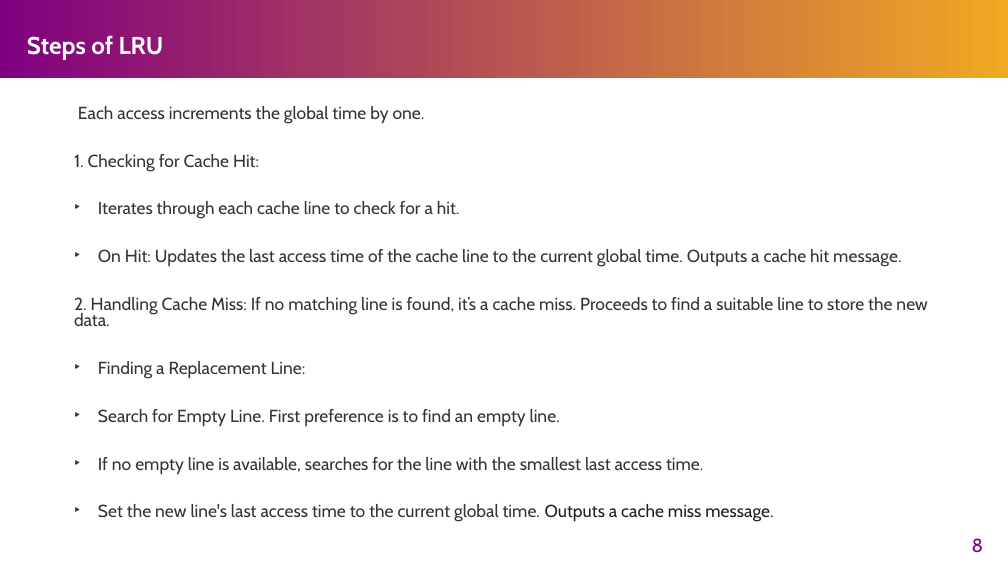
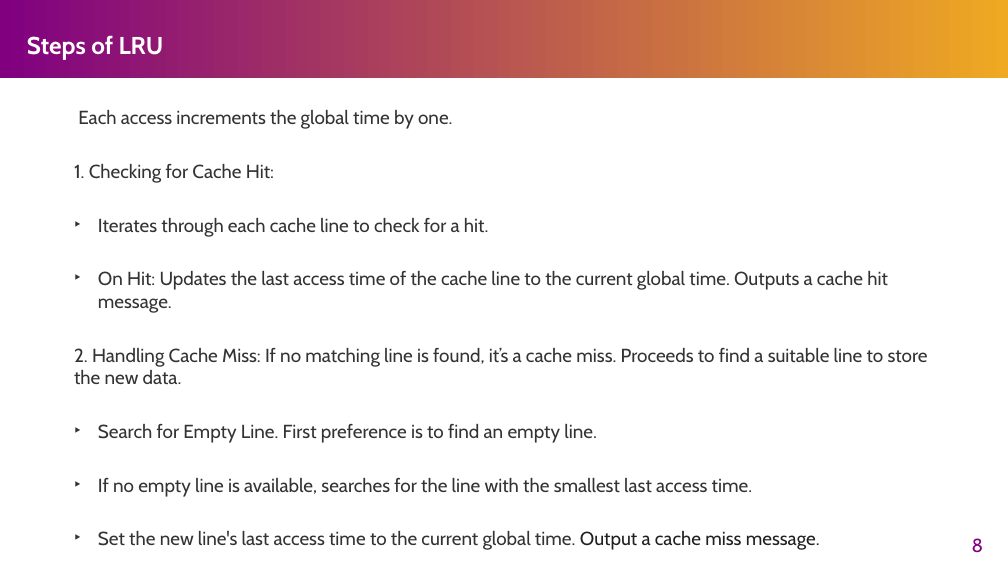
Before and after one commit to Marcusleeleelee/CSCI3150, a slide deck: slide 8 of tutorial/T09/tut09.pptx. Drawn at 1008x567 pixels with LibreOffice and Linux fonts; fonts in the diff are those of the drawing. Boxes give left, top, right and bottom in pixels: in the first picture for what was removed or moved away, otherwise in the second. Text is boxed around its words. In the diff, an @@ line names an element or a change of style, - is before the commit and + after.

```diff
--- a/tutorial/T09/tut09.pptx
+++ b/tutorial/T09/tut09.pptx
@@ text at [74,110,928,497]: size 16.6 to 18 pt in "Each access increments the global time by ...", "1. Checking for Cache Hit:", "Iterates through each cache line to check ...", "On Hit: Updates the last access time ..." and 3 more places; line spacing 0.8 to 1 @@
@@ text at [98,361,306,379]: paragraph removed @@
-‣ Finding a Replacement Line:
@@ text at [98,531,820,550]: text changed; size 16.6 to 18 pt @@
-‣ Set the new line's last access time to the current global time. Outputs a cache miss message.
+‣ Set the new line's last access time to the current global time. Output a cache miss message.
```
Also in this commit, not shown: 3 other slides changed.
